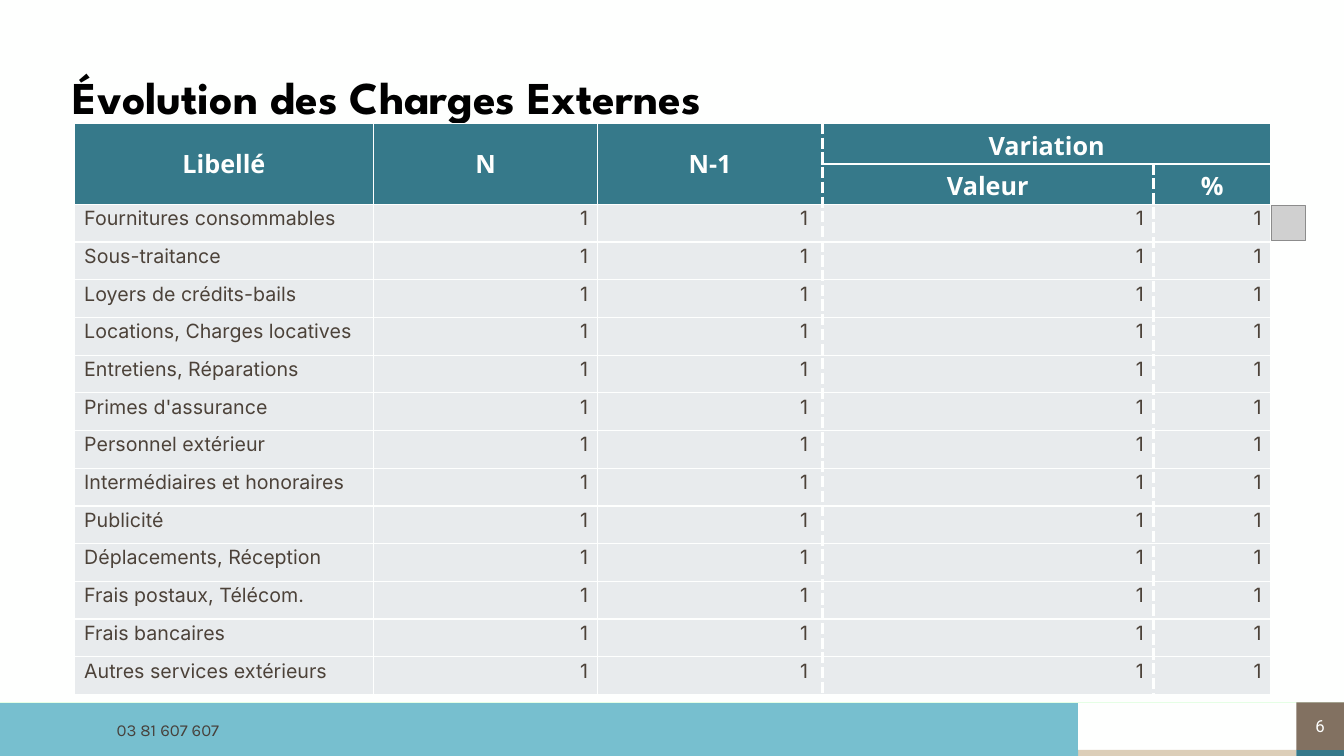
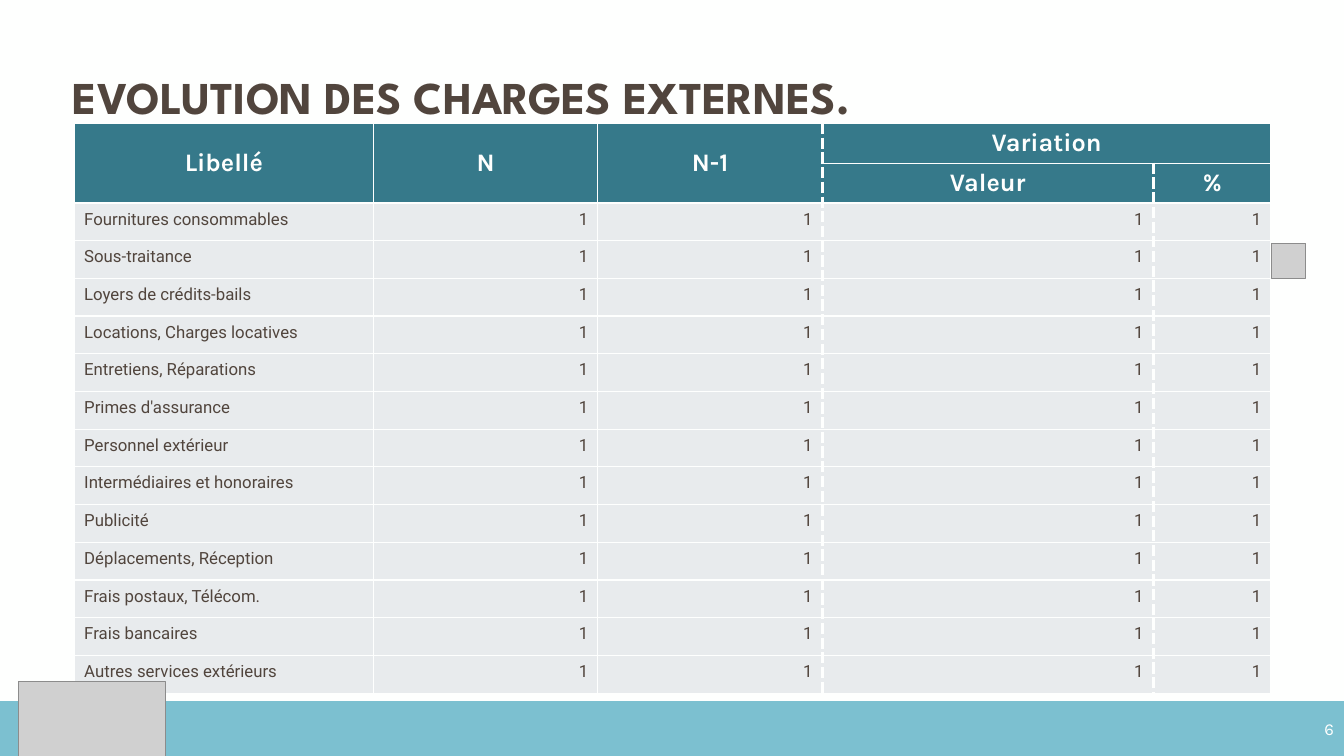
Before and after one commit to ldebouche/Projet1_lettre_fin_de_mission, a slide deck: slide 6 of backend/src/templates/modele_complet.pptm. Drawn at 1344x756 pixels with LibreOffice and Linux fonts; fonts in the diff are those of the drawing; grey boxes stand for pictures; background and template pictures are left out. Boxes give left, top, right and bottom in pixels: in the first picture for what was removed or moved away, otherwise in the second. Text is boxed around its words. In the diff, an @@ line names an element or a change of style, - is before the commit and + after.

```diff
--- a/backend/src/templates/modele_complet.pptm
+++ b/backend/src/templates/modele_complet.pptm
@@ text at box(73, 83, 850, 128): text changed; text colour #000000 to #51453D @@
-Évolution des Charges Externes
+EVOLUTION DES CHARGES EXTERNES.
@@ table at box(75, 124, 1272, 696) @@
@@ font Open Sans to Karla in "Libellé", "N", "N-1", "Variation" and 2 more places @@
@@ size 14 to 12 pt, font Inter to Roboto, text colour #4C4239 to #51453D @@
@@ indent changed @@
@@ picture: place and size @@
-picture at box(1271, 206, 1307, 241)
+picture at box(1271, 243, 1307, 278)
@@ picture added at box(19, 683, 166, 756) @@
@@ freeform shape removed at box(0, 703, 1078, 750) @@
@@ rectangle added at box(0, 703, 1344, 756), fill #7CC0D0, outline #7CC0D0 1.5 pt @@
@@ page number: place and size @@
-page number at box(1297, 703, 1344, 750)
+page number at box(1297, 703, 1344, 756)
@@ page number at box(1297, 703, 1344, 756): font Roboto to Karla; alignment centre to right; fill #827161 to #7CC0D0; outline none to #7CC0D0 0.75 pt @@
@@ text removed at box(117, 725, 219, 736) @@
-03 81 607 607
@@ rectangle removed at box(0, 750, 1079, 756) @@
@@ rectangle removed at box(1079, 750, 1298, 756) @@
@@ rectangle removed at box(1297, 750, 1344, 756) @@
```
Also in this commit, not shown: 19 other slides changed, 20 other files.
